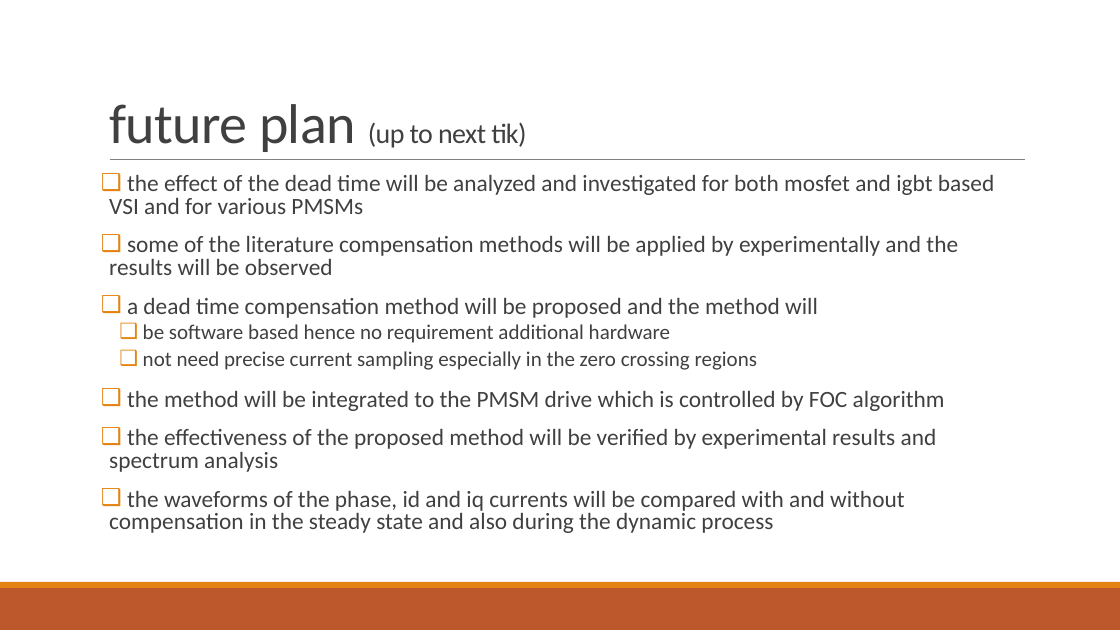
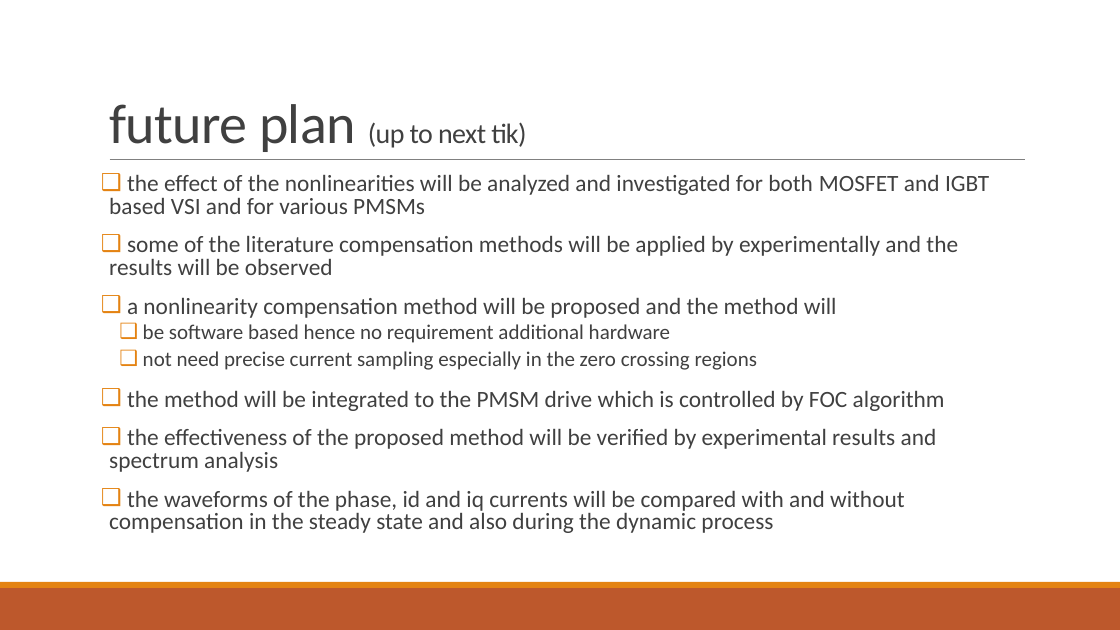
Before and after one commit to hyuruk/doktora, a slide deck: slide 13 of tik/tikMay2018.pptx (slide 11 before the commit). Drawn at 1120x630 pixels with LibreOffice and Linux fonts; fonts in the diff are those of the drawing. Boxes give left, top, right and bottom in pixels: in the first picture for what was removed or moved away, otherwise in the second. Text is boxed around its words. In the diff, an @@ line names an element or a change of style, - is before the commit and + after.

Commit message:
time plan, abstract and presentation is updated and will be checked

```diff
--- a/tik/tikMay2018.pptx
+++ b/tik/tikMay2018.pptx
@@ text at [109, 175, 989, 214]: text changed @@
-❑ the effect of the dead time will be analyzed and investigated for both mosfet and igbt based VSI and for various PMSMs
+❑ the effect of the nonlinearities will be analyzed and investigated for both MOSFET and IGBT based VSI and for various PMSMs
@@ text at [127, 298, 837, 318]: text changed @@
-❑ a dead time compensation method will be proposed and the method will
+❑ a nonlinearity compensation method will be proposed and the method will
```
Also in this commit, not shown: 11 other slides changed, 3 slides added, 1 slide removed, 2 other files.
